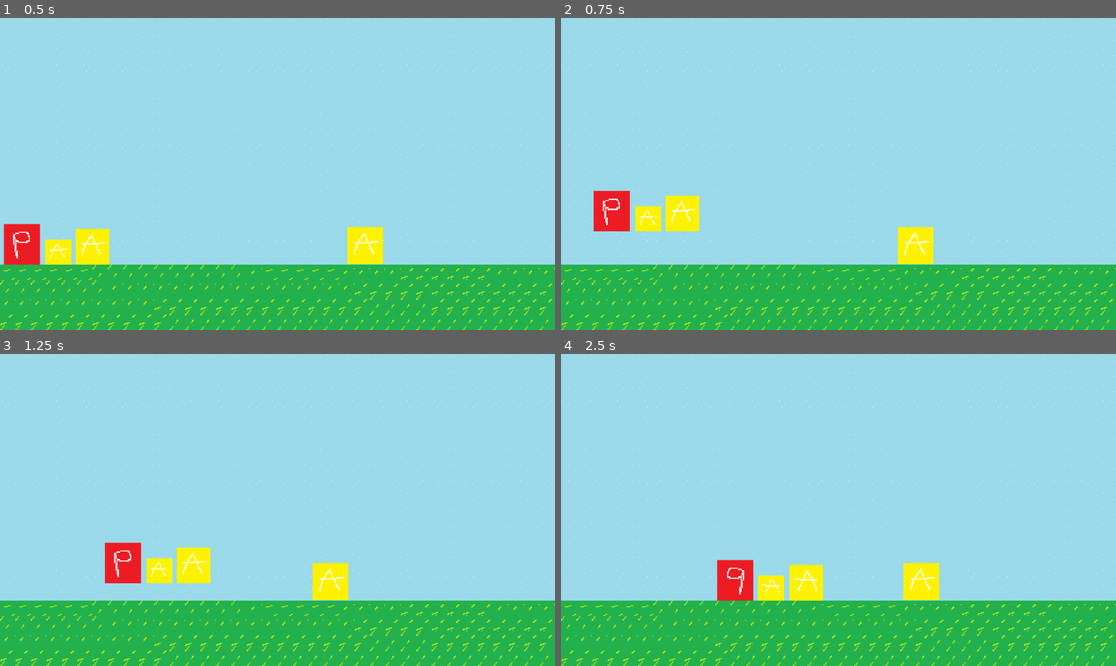
Above: before the commit, frames 1-4 (two rows, left to right).
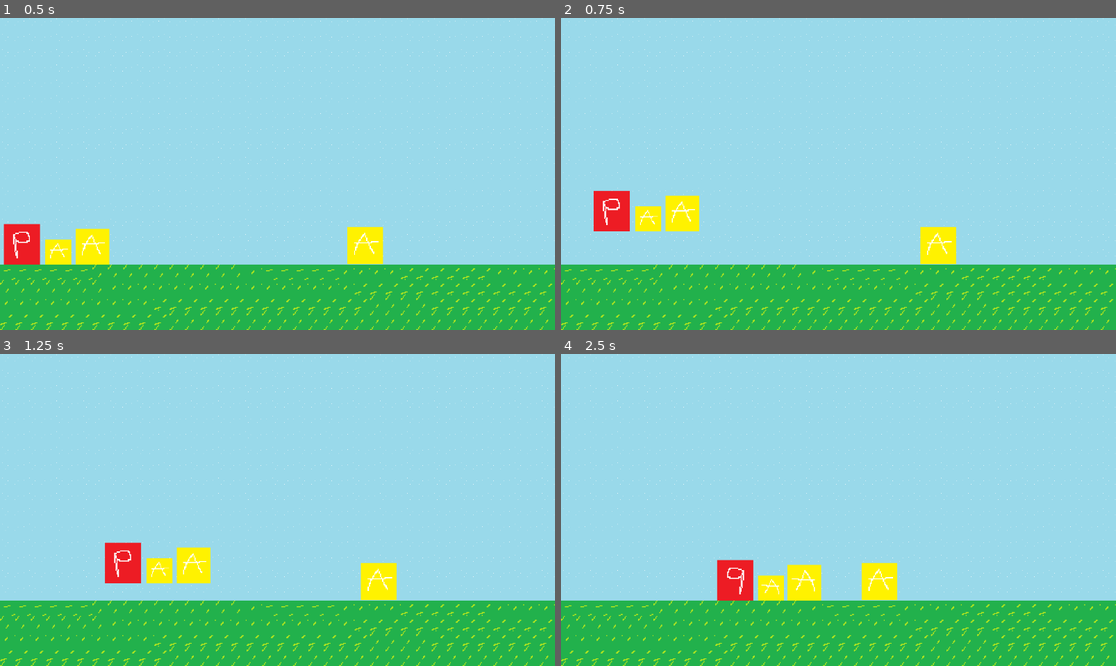
Above: after the commit, the same moments.

Repository: MajedZarkash1/Game-Dev-Godot-
Game: Godot game, scene res://scenes/main.tscn
The game is run twice, just before and just after one commit, with the same random seed, the same clock (stepped at 60 frames per second) and the same inputs. The project has no main scene, so this scene is started directly.
Inputs:
- Up to frame 1 (0.5 s): no input
- Up to frame 2 (0.75 s): tap Enter (ui_accept) at 0.5 s; hold Right (ui_right) from 0.53 s (still down)
- Up to frame 3 (1.25 s): keep holding Right (ui_right); tap Enter (ui_accept) at 0.77 s
- Up to frame 4 (2.5 s): tap Enter (ui_accept) at 1.52 s; release Right (ui_right) at 2.03 s; hold Left (ui_left) from 2.03 s (still down)

Frame 1 is identical in both runs. In frame 2, 1.0% of the frame differs, in the area x 60-72%, y 66-79%; in frame 3, 1.6%; in frame 4, 1.7%, in the area x 40-69%, y 66-80%.

Commit message:
Update enemy_3.gd

Diff:
--- a/platformer game/platformer-game/scenes/enemy_3.gd
+++ b/platformer game/platformer-game/scenes/enemy_3.gd
@@ -9,7 +9,7 @@
 var moving_right = true
 
 # Movement limits
-var move_distance = 50  # Distance to move left and right
+var move_distance = 100  # Distance to move left and right
 var start_position: Vector2
 
 func _ready():
